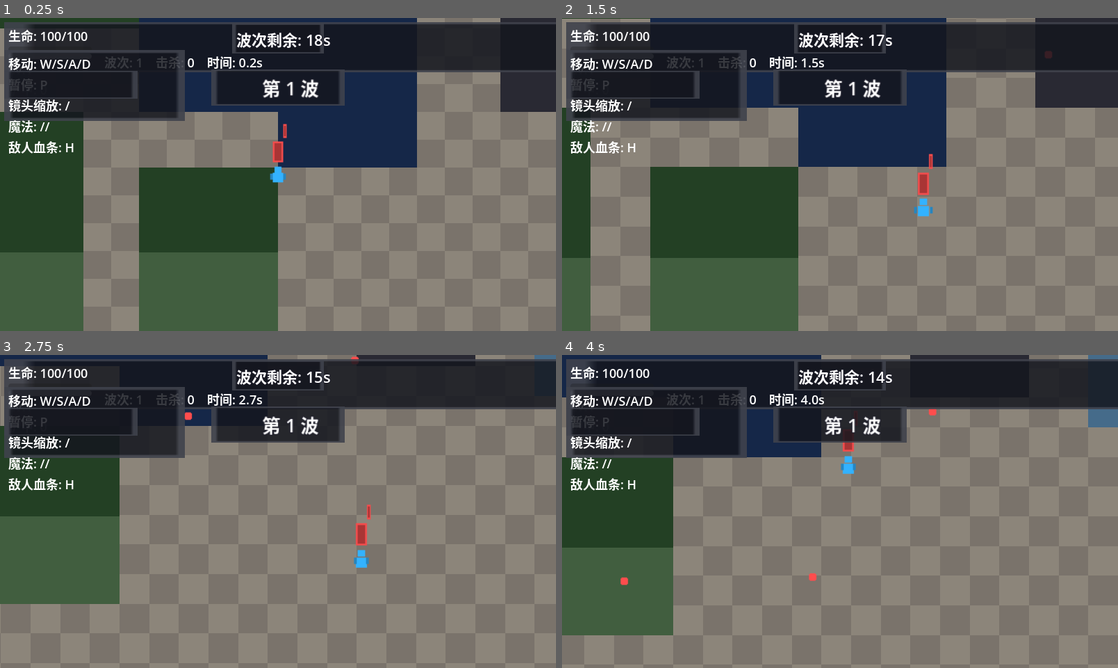
Above: before the commit, frames 1-4 (two rows, left to right).
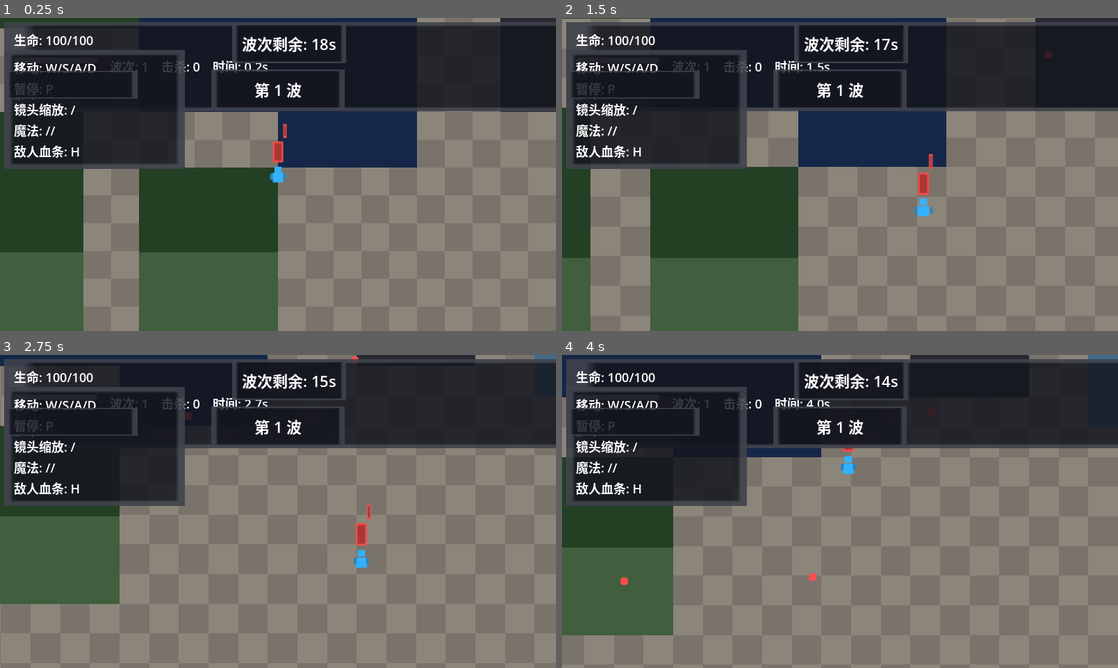
Above: after the commit, the same moments.

Repository: wanwenxin/godot-project-20260214
Game: Godot game, scene res://scenes/game.tscn
Same seed, same stepped clock (60 frames per second), same inputs: the game is played once before the commit and once after it. This scene is started directly instead of the project's main scene.
Inputs:
- Up to frame 1 (0.25 s): no input
- Up to frame 2 (1.5 s): tap Enter at 0.5 s; hold D (move_right) 0.53-1.28 s; tap = (camera_zoom_in) at 0.6 s; tap - (camera_zoom_out) at 0.8, 1.35 s; hold S (move_down) from 1.28 s (still down)
- Up to frame 3 (2.75 s): tap Q (cast_magic_1) at 1.55, 2.1 s; release S (move_down) at 2.03 s; hold D (move_right) from 2.03 s (still down); tap E (cast_magic_2) at 2.3 s
- Up to frame 4 (4 s): release D (move_right) at 2.78 s; hold W (move_up) 2.78-3.53 s; tap E (cast_magic_2) at 2.85 s; tap R (cast_magic_3) at 3.05, 3.6 s; hold A (move_left) from 3.53 s (still down); tap H (toggle_enemy_hp) at 3.8 s

The runs differ from the first frame. In frame 1, 13% of the frame differs, in the area x 0-100%, y 2-49%; in frame 2, 13%; in frame 3, 15%; in frame 4, 15%.

Commit message:
修复BUG，优化打印日志（针对warning信息未必有效）

Diff:
--- a/project.godot
+++ b/project.godot
@@ -15,12 +15,6 @@
 config/features=PackedStringArray("4.6", "Mobile")
 config/icon="res://icon.svg"
 
-[debug]
-
-file_logging/enable_file_logging=true
-file_logging/log_path="user://logs/godot.log"
-file_logging/max_log_files=5
-
 [autoload]
 
 LogManager="*res://scripts/autoload/log_manager.gd"
@@ -31,12 +25,20 @@
 VisualAssetRegistry="*res://scripts/autoload/visual_asset_registry.gd"
 ResultPanelShared="*res://scripts/ui/result_panel_shared.gd"
 
+[debug]
+
+file_logging/enable_file_logging=true
+
 [display]
 
 window/size/viewport_width=1280
 window/size/viewport_height=720
 window/stretch/mode="canvas_items"
 window/stretch/aspect="ignore"
+
+[editor_plugins]
+
+enabled=PackedStringArray("res://addons/editor_logger/plugin.cfg")
 
 [input]
 
--- a/scenes/enemies/enemy_tank.tscn
+++ b/scenes/enemies/enemy_tank.tscn
@@ -1,6 +1,6 @@
-[gd_scene load_steps=4 format=3]
+[gd_scene format=3 uid="uid://jnrx0ckgumme"]
 
-[ext_resource type="Script" path="res://scripts/enemy_tank.gd" id="1"]
+[ext_resource type="Script" uid="uid://dop3fv6bxobqi" path="res://scripts/enemy_tank.gd" id="1"]
 
 [sub_resource type="CircleShape2D" id="CircleShape2D_1"]
 radius = 15.0
@@ -8,27 +8,25 @@
 [sub_resource type="CircleShape2D" id="CircleShape2D_2"]
 radius = 21.0
 
-[node name="EnemyTank" type="CharacterBody2D"]
+[node name="EnemyTank" type="CharacterBody2D" unique_id=1314803386]
 script = ExtResource("1")
-texture_sheet = "res://assets/enemies/enemy_tank_sheet.png"
-texture_single = "res://assets/enemies/enemy_tank.png"
 max_health = 80
 speed = 62.0
 exp_value = 12
 contact_damage = 14
+texture_sheet = "res://assets/enemies/enemy_tank_sheet.png"
+texture_single = "res://assets/enemies/enemy_tank.png"
 
-[node name="CollisionShape2D" type="CollisionShape2D" parent="."]
+[node name="CollisionShape2D" type="CollisionShape2D" parent="." unique_id=1191141860]
 shape = SubResource("CircleShape2D_1")
 
-[node name="Sprite2D" type="Sprite2D" parent="."]
+[node name="Sprite2D" type="Sprite2D" parent="." unique_id=1000917522]
 
-[node name="HurtArea" type="Area2D" parent="."]
-monitoring = true
-monitorable = true
+[node name="HurtArea" type="Area2D" parent="." unique_id=486852437]
 
-[node name="CollisionShape2D" type="CollisionShape2D" parent="HurtArea"]
+[node name="CollisionShape2D" type="CollisionShape2D" parent="HurtArea" unique_id=1277777682]
 shape = SubResource("CircleShape2D_2")
 
-[node name="ContactDamageTimer" type="Timer" parent="."]
+[node name="ContactDamageTimer" type="Timer" parent="." unique_id=2051734774]
 wait_time = 0.65
 one_shot = true
--- a/scripts/autoload/log_manager.gd
+++ b/scripts/autoload/log_manager.gd
@@ -2,9 +2,10 @@
 ## LogManager：将 Godot 调试器面板的报错与警告输出到日志文件
 ##
 ## 功能：
-## - 捕获 push_error、push_warning、printerr、GDScript 运行时错误
+## - 捕获 push_error、push_warning、printerr、GDScript 运行时错误（_log_error）
+## - 捕获 print、引擎内部 WARNING 等全部输出（_log_message，含 stdout/stderr）
 ## - 写入 user://logs/game_errors.log
-## - 与引擎内置 godot.log 互补（本文件仅记录错误/警告，便于排查）
+## - 若仍有遗漏，可查看引擎内置 user://logs/godot.log
 ##
 ## 依赖：Godot 4.5+ 的 OS.add_logger / Logger 接口
 ## 说明：user:// 在编辑器与导出版本均可写；通过「项目 → 打开项目数据文件夹」可找到 logs
@@ -21,13 +22,11 @@
 		_log_path = log_path
 		_mutex = Mutex.new()
 
-	## 接收 print/printerr 等消息；error=true 表示 stderr（错误/警告流），error=false 表示 stdout
-	## 错误、警告、以及 stdout 中疑似警告的消息均写入文件
+	## 接收 print/printerr 及引擎内部输出；error=true 表示 stderr，error=false 表示 stdout
+	## 引擎内部 WARNING 可能走任一流；全部记录以确保控制台警告均落盘（stdout 含普通 print 会略增体积）
 	func _log_message(message: String, error: bool) -> void:
-		if error:
-			_write_line("[STDERR] %s" % message)
-		elif message.to_lower().contains("warn") or message.to_lower().contains("warning"):
-			_write_line("[WARNING] %s" % message)
+		var prefix := "[GAME][STDERR] " if error else "[GAME][STDOUT] "
+		_write_line("%s%s" % [prefix, message])
 
 	## 接收 GDScript 运行时错误、push_error、push_warning 等
 	func _log_error(
@@ -43,7 +42,7 @@
 		var type_str := _error_type_to_string(error_type)
 		var loc := "%s:%d in %s()" % [file, line, _function]
 		var body: String = rationale if rationale.length() > 0 else code
-		var line_text := "[%s] %s | %s" % [type_str, loc, body]
+		var line_text := "[GAME][%s] %s | %s" % [type_str, loc, body]
 		_write_line(line_text)
 		# 若有脚本回溯，追加到日志
 		for bt in script_backtraces:
@@ -63,7 +62,10 @@
 		var dir := _log_path.get_base_dir()
 		if not DirAccess.dir_exists_absolute(dir):
 			DirAccess.make_dir_recursive_absolute(dir)
+		# READ_WRITE 在文件不存在时返回 null，需先用 WRITE 创建
 		var f := FileAccess.open(_log_path, FileAccess.READ_WRITE)
+		if f == null:
+			f = FileAccess.open(_log_path, FileAccess.WRITE)
 		if f:
 			f.seek_end()
 			var timestamp := Time.get_datetime_string_from_system()
--- a/scripts/autoload/visual_asset_registry.gd
+++ b/scripts/autoload/visual_asset_registry.gd
@@ -18,12 +18,12 @@
 	bg_color: Color = Color(0.08, 0.09, 0.12, 0.85),
 	border_color: Color = Color(0.25, 0.26, 0.30, 1.0),
 	border_width: int = 2,
-	corner_radius: int = 6
+	_corner_radius: int = 6
 ) -> Texture2D:
 	var w := maxi(32, size.x)
 	var h := maxi(32, size.y)
 	var img := Image.create(w, h, false, Image.FORMAT_RGBA8)
-	var bw := mini(border_width, mini(w, h) / 2)
+	var bw := mini(border_width, int(mini(w, h) / 2.0))
 	# 先填充背景色
 	img.fill(bg_color)
 	# 绘制矩形边框（九宫格拉伸时边角保持，中间拉伸）
--- a/scripts/characters/character_traits_base.gd
+++ b/scripts/characters/character_traits_base.gd
@@ -16,8 +16,8 @@
 	return ""
 
 
-## 指定武器的额外伤害加成，默认 0
-func get_weapon_damage_bonus(weapon_id: String) -> float:
+## 指定武器的额外伤害加成，默认 0；子类可重写并利用 _weapon_id 做武器专属加成
+func get_weapon_damage_bonus(_weapon_id: String) -> float:
 	return 0.0
 
 
@@ -34,8 +34,8 @@
 ## 获取最终伤害（供武器/子弹调用）
 ## base_damage: 武器基础伤害
 ## weapon_id: 武器 id，用于武器专属加成
-## context: 扩展上下文，可传 attack_type、is_melee 等
-func get_final_damage(base_damage: int, weapon_id: String, context: Dictionary = {}) -> int:
+## _context: 扩展上下文，可传 attack_type、is_melee 等，子类重写时可使用
+func get_final_damage(base_damage: int, weapon_id: String, _context: Dictionary = {}) -> int:
 	var mult := get_damage_multiplier()
 	var bonus := get_weapon_damage_bonus(weapon_id)
 	return maxi(1, int(float(base_damage) * mult + bonus))
--- a/scripts/enemy_base.gd
+++ b/scripts/enemy_base.gd
@@ -116,7 +116,7 @@
 	# 行走时在行 1、2 间交替（约 150ms 一帧）
 	var row := 0
 	if velocity.length_squared() > 16.0:
-		row = 1 + (int(Time.get_ticks_msec() / 150) % 2)
+		row = 1 + (int(Time.get_ticks_msec() / 150.0) % 2)
 	sprite.region_rect = Rect2(_last_direction_index * frame_w, row * frame_h, frame_w, frame_h)
 
 
@@ -125,8 +125,8 @@
 	_knockback_velocity += dir.normalized() * force
 
 
-## 受到伤害；elemental 为元素类型（如 "fire"），预留抗性/DOT 扩展。
-func take_damage(amount: int, elemental: String = "") -> void:
+## 受到伤害；_elemental 为元素类型（如 "fire"），预留抗性/DOT 扩展，基类暂未使用
+func take_damage(amount: int, _elemental: String = "") -> void:
 	current_health -= amount
 	_refresh_health_bar()
 	if current_health <= 0:
--- a/scripts/game.gd
+++ b/scripts/game.gd
@@ -371,10 +371,10 @@
 	if value == null:
 		return ""
 	if value is float:
-		var v: float = value
+		var v_float: float = value
 		if upgrade_id == "lifesteal_chance":
-			return "+%.0f%%" % (v * 100.0)
-		return "+%.1f" % v
+			return "+%.0f%%" % (v_float * 100.0)
+		return "+%.1f" % v_float
 	var v: int = int(value)
 	if upgrade_id == "max_health":
 		return "+%d HP" % v
--- a/scripts/magic/magic_base.gd
+++ b/scripts/magic/magic_base.gd
@@ -20,6 +20,6 @@
 	magic_id = str(def.get("id", magic_id))
 
 
-func cast(caster: Node2D, target_dir: Vector2) -> bool:
+func cast(_caster: Node2D, _target_dir: Vector2) -> bool:
 	# 子类 override：生成弹道/范围效果，命中敌人时调用 enemy.take_damage(power, element)
 	return false
--- a/scripts/player.gd
+++ b/scripts/player.gd
@@ -260,7 +260,7 @@
 	if inst == null or not (inst is MagicBase):
 		return
 	var def: Dictionary = mag.get("def", {})
-	var mult: float = TierConfig.get_item_tier_multiplier(tier_val)
+	var _mult: float = TierConfig.get_item_tier_multiplier(tier_val)
 	(inst as MagicBase).configure_from_def(def, tier_val)
 
 
@@ -371,7 +371,7 @@
 	# 行走时在行 1、2 间交替（约 150ms 一帧）
 	var row := 0
 	if velocity.length_squared() > 16.0:
-		row = 1 + (int(Time.get_ticks_msec() / 150) % 2)
+		row = 1 + (int(Time.get_ticks_msec() / 150.0) % 2)
 	sprite.region_rect = Rect2(_last_direction_index * frame_w, row * frame_h, frame_w, frame_h)
 
 
--- a/scripts/ui/hud.gd
+++ b/scripts/ui/hud.gd
@@ -60,8 +60,8 @@
 var _last_kills := 0
 var _last_time := 0.0
 var _last_currency := 0
-var _last_mana_current := 0
-var _last_mana_max := 1
+var _last_mana_current := 0.0
+var _last_mana_max := 1.0
 var _last_armor := 0
 
 const HUD_FONT_SIZE := 18  # 统一基准字号，便于阅读
@@ -95,7 +95,6 @@
 	var top_row := $Root/TopRow
 	var top_parent := top_row.get_parent()
 	var idx := top_row.get_index()
-	top_row.reparent(null)
 	var top_panel := PanelContainer.new()
 	top_panel.name = "TopRowPanel"
 	top_panel.offset_left = 12
@@ -103,7 +102,7 @@
 	top_panel.offset_right = 860
 	top_panel.offset_bottom = 72
 	top_panel.add_theme_stylebox_override("panel", _make_hud_panel_style())
-	top_panel.add_child(top_row)
+	top_row.reparent(top_panel)  # 重父到新 Panel，不可用 reparent(null)
 	top_parent.add_child(top_panel)
 	top_parent.move_child(top_panel, idx)
 	# 金币、间隔倒计时、波次倒计时、波次横幅、按键提示各自用 Panel 包裹
@@ -141,14 +140,13 @@
 		return
 	var parent := lbl.get_parent()
 	var idx := lbl.get_index()
-	lbl.reparent(null)
 	var panel := PanelContainer.new()
 	panel.offset_left = pos.x
 	panel.offset_top = pos.y
 	panel.offset_right = pos.x + min_size.x
 	panel.offset_bottom = pos.y + min_size.y
 	panel.add_theme_stylebox_override("panel", _make_hud_panel_style())
-	panel.add_child(lbl)
+	lbl.reparent(panel)  # 重父到新 Panel，不可用 reparent(null)
 	parent.add_child(panel)
 	parent.move_child(panel, idx)
 
@@ -158,7 +156,6 @@
 		return
 	var parent := lbl.get_parent()
 	var idx := lbl.get_index()
-	lbl.reparent(null)
 	var panel := PanelContainer.new()
 	panel.anchors_preset = lbl.anchors_preset
 	panel.anchor_left = lbl.anchor_left
@@ -170,7 +167,7 @@
 	panel.offset_top = lbl.offset_top
 	panel.offset_bottom = lbl.offset_bottom
 	panel.add_theme_stylebox_override("panel", _make_hud_panel_style())
-	panel.add_child(lbl)
+	lbl.reparent(panel)  # 重父到新 Panel，不可用 reparent(null)
 	parent.add_child(panel)
 	parent.move_child(panel, idx)
 
@@ -684,7 +681,7 @@
 
 
 # 填充商店/开局按钮：支持武器与道具；is_shop 时道具不检查槽位，武器检查 capacity_left。
-func _fill_weapon_buttons(options: Array[Dictionary], is_shop: bool, current_gold: int, capacity_left: int) -> void:
+func _fill_weapon_buttons(options: Array[Dictionary], is_shop: bool, current_gold: int, _capacity_left: int) -> void:
 	var button_index := 0
 	for option in options:
 		if button_index >= _weapon_buttons.size():
--- a/scripts/ui/result_panel_shared.gd
+++ b/scripts/ui/result_panel_shared.gd
@@ -9,7 +9,8 @@
 
 
 ## 将 InputMap 动作名数组转为按键字符串，如 "WASD" 或 "P"。
-static func action_to_text(actions: Array) -> String:
+## 非 static，因 autoload 单例调用时 static 会触发 STATIC_CALLED_ON_INSTANCE 警告
+func action_to_text(actions: Array) -> String:
 	var result: Array[String] = []
 	for action in actions:
 		var events := InputMap.action_get_events(StringName(str(action)))
@@ -23,7 +24,7 @@
 	return "/".join(result)
 
 
-static func build_score_block(wave: int, kills: int, time: float, best_wave: int, best_time: float) -> Control:
+func build_score_block(wave: int, kills: int, time: float, best_wave: int, best_time: float) -> Control:
 	var vbox := VBoxContainer.new()
 	vbox.add_theme_constant_override("separation", 8)
 	var wave_flag := LocalizationManager.tr_key("hud.new_record") if wave >= best_wave else ""
@@ -45,7 +46,7 @@
 
 
 ## 构建玩家信息区。stats 为 Dictionary 时用完整格式；否则兼容旧格式 (hp_current, hp_max, speed, inertia, weapon_details)。
-static func build_player_stats_block(stats_or_hp, hp_max_param = null, speed_param = null, inertia_param = null, weapon_details_param = null) -> Control:
+func build_player_stats_block(stats_or_hp, hp_max_param = null, speed_param = null, inertia_param = null, weapon_details_param = null) -> Control:
 	var stats: Dictionary
 	if stats_or_hp is Dictionary:
 		stats = stats_or_hp
--- a/scripts/wave_manager.gd
+++ b/scripts/wave_manager.gd
@@ -157,8 +157,8 @@
 		position_batches.append({"position": _random_spawn_position(), "spawns": []})
 	for i in range(land_orders.size()):
 		var o: Dictionary = land_orders[i]
-		var idx := i % pos_count
-		position_batches[idx].spawns.append(o)
+		var pos_idx := i % pos_count
+		position_batches[pos_idx].spawns.append(o)
 	# 水生敌人：每个有独立水域位置，各成一批。
 	for o in aquatic_orders:
 		position_batches.append({"position": o.pos_override, "spawns": [o]})
@@ -166,7 +166,7 @@
 	_pending_spawn_batches.clear()
 	_batch_index = 0
 	var temporal_count := maxi(1, spawn_batch_count)
-	var per_temporal := int(position_batches.size() / temporal_count)
+	var per_temporal := int(float(position_batches.size()) / float(temporal_count))
 	var remainder := position_batches.size() % temporal_count
 	var idx := 0
 	for t in range(temporal_count):
Not shown, added: addons/editor_logger/plugin.cfg
Not shown, added: addons/editor_logger/plugin.gd
Not shown, added: addons/editor_logger/plugin.gd.uid
Not shown, changed: .cursor/rules/godot-language.mdc
Not shown, changed: docs/BUG_LOG.md
Not shown, changed: docs/CODE_INDEX.md
Not shown, changed: docs/DEVELOPER_GUIDE.md
